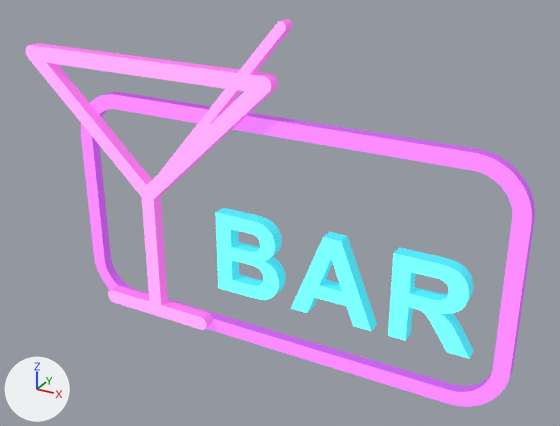
An edit to the glTF model FREEMODELS/curated/neon_bar.glb, drawn before and after from the same camera.
Camera for both pictures: a 50 mm camera at (2.05, -3.38, 2.59) aimed at (0.17, 0.04, 0.87). Every picture has the same lights, and +X, +Y and +Z are marked at lower left. The first picture is the older version. Where no turn or scale is listed for an object, it has been applied to the vertices.

Objects in the first picture: 'bar_board'.
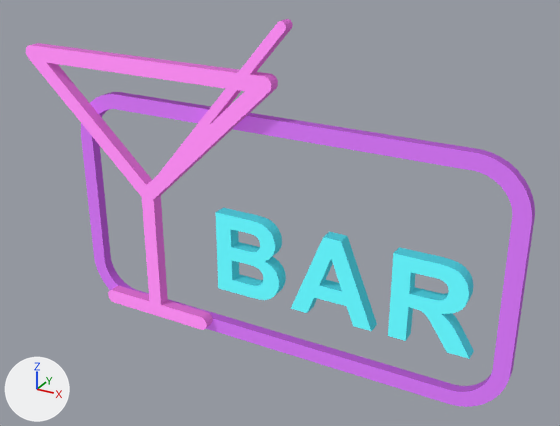
Pixel boxes (x1, y1, x2, y2) of what changed, in the pictures (560 x 426 px):
'bar_board', recoloured: (26, 19, 535, 407) in both

The change, as a list of edits to the scene's bpy script:
```text
Change mat_neon_purple:
    mat_neon_purple.emission_color: (0.62, 0.16, 0.86) -> (0.186, 0.048, 0.258)  # purple #ce6fef -> purple #773e8b
Change mat_neon_purple_side:
    mat_neon_purple_side.emission_color: (0.3, 0.06, 0.42) -> (0.09, 0.018, 0.126)  # purple #9545ad -> dark purple #552463
Change mat_neon_cyan:
    mat_neon_cyan.emission_color: (0.12, 0.92, 1.0) -> (0.036, 0.276, 0.3)  # cyan #61f6ff -> cyan #358f95
Change mat_neon_cyan_side:
    mat_neon_cyan_side.emission_color: (0.04, 0.42, 0.5) -> (0.012, 0.126, 0.15)  # cyan #38adbc -> dark cyan #1d636c
Change mat_neon_pink:
    mat_neon_pink.emission_color: (1.0, 0.26, 0.92) -> (0.3, 0.078, 0.276)  # pink #ff8bf6 -> purple #954f8f
Change mat_neon_pink_side:
    mat_neon_pink_side.emission_color: (0.5, 0.1, 0.45) -> (0.15, 0.03, 0.135)  # pink #bc59b3 -> dark purple #6c3067
```
